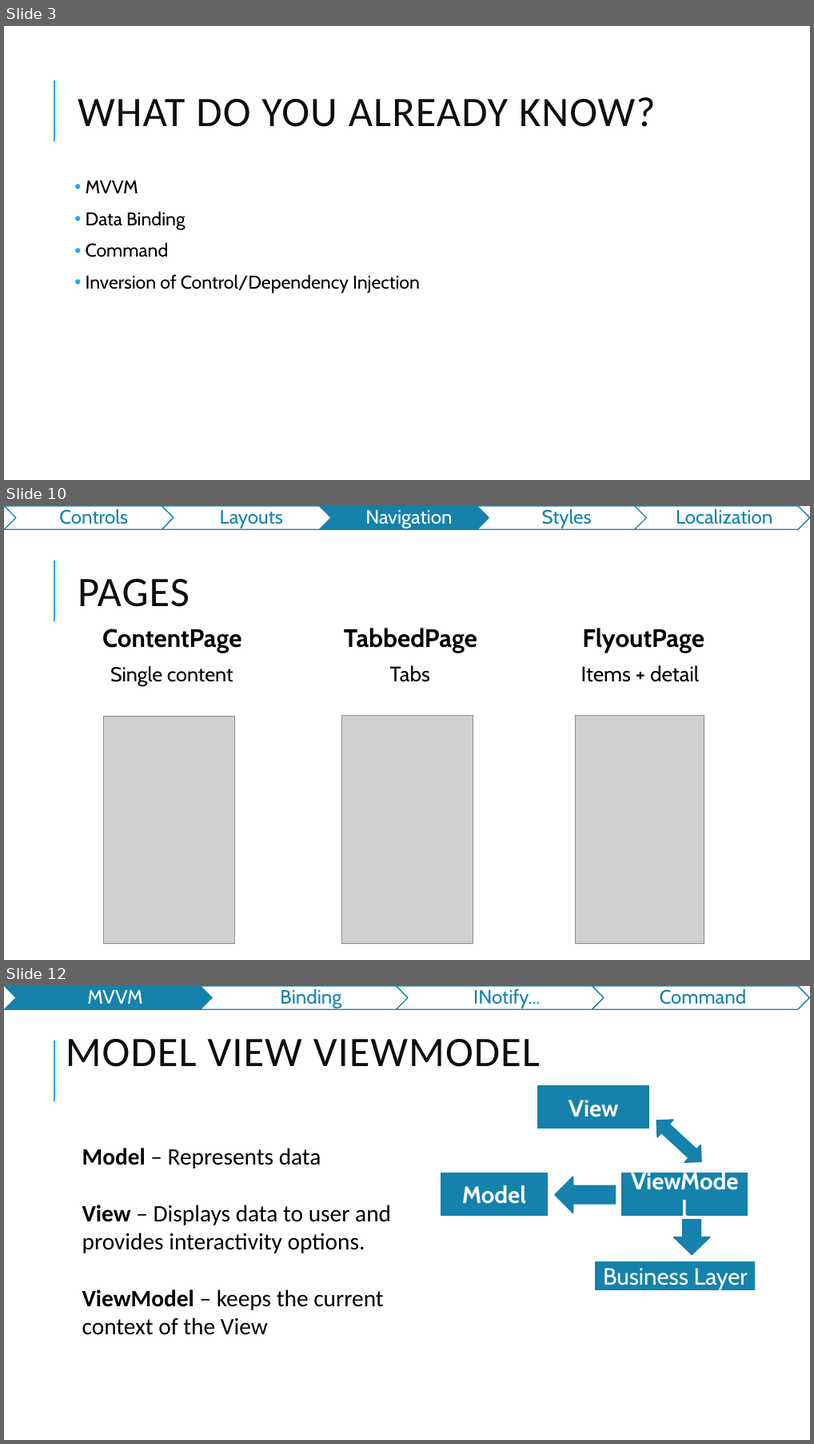
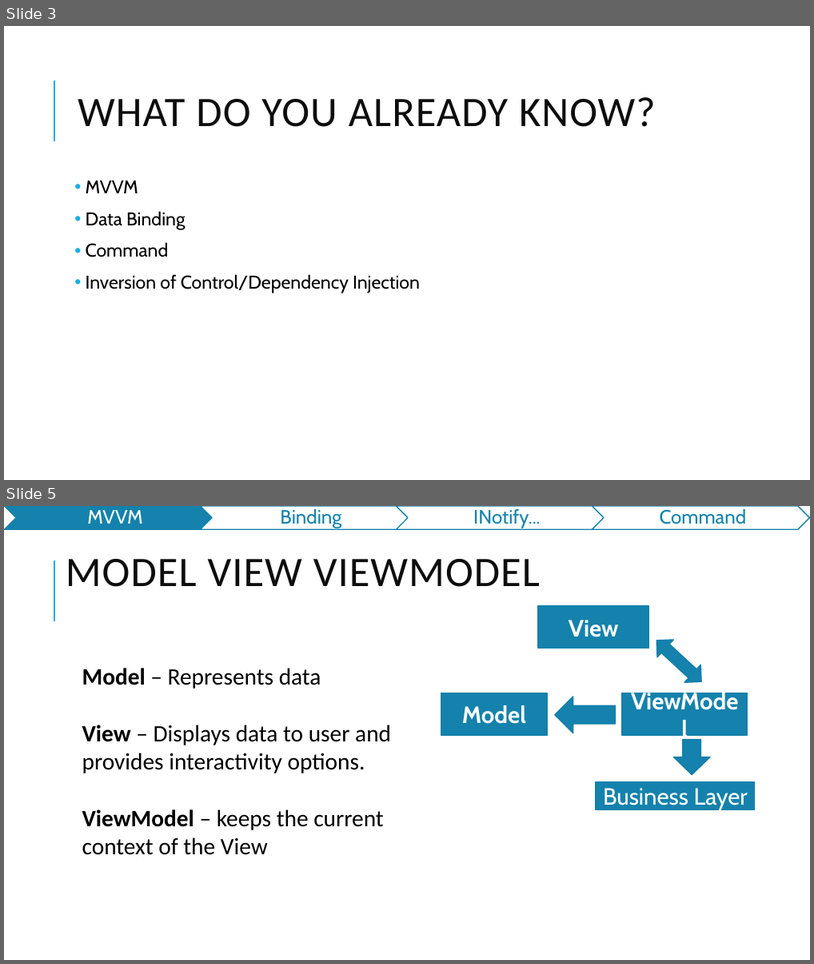
Before and after one commit to jasho/pv239-maui, a slide deck: 03_MVVM/PV239-Xamarin-03_MVVM.pptx. Shown one above the other, each under a label of ours: slides 3, 10 and 12 before the commit, slides 3 and 5 after it; the slides between them are not shown. The pictures are 814x1444 and 814x964 pixels, drawn with LibreOffice and Linux fonts; fonts in the diff are those of the drawing; grey boxes stand for pictures. Boxes give left, top, right and bottom in pixels: in the first picture for what was removed or moved away, otherwise in the second. Text is boxed around its words. In the diff, an @@ line names an element or a change of style, - is before the commit and + after.

```diff
--- a/03_MVVM/PV239-Xamarin-03_MVVM.pptx
+++ b/03_MVVM/PV239-Xamarin-03_MVVM.pptx
@@ slide 10 removed at (x1=4, y1=506, x2=810, y2=960), background #FFFFFF; not listed: 1 template element that a slide beside it also shows @@
@@ group removed at (x1=4, y1=506, x2=810, y2=529): 5 chevrons, 5 texts @@
-Controls
-Layouts
-Navigation
-Styles
-Localization
@@ title removed at (x1=78, y1=579, x2=190, y2=607) @@
-PAGES
@@ text removed at (x1=102, y1=628, x2=242, y2=686) @@
-  ContentPage
-  Single content
@@ text removed at (x1=344, y1=628, x2=478, y2=682) @@
-  TabbedPage
-  Tabs
@@ text removed at (x1=582, y1=628, x2=705, y2=682) @@
-  FlyoutPage
-Items + detail
@@ picture removed at (x1=103, y1=716, x2=234, y2=944) @@
@@ picture removed at (x1=342, y1=716, x2=473, y2=943) @@
@@ picture removed at (x1=576, y1=716, x2=705, y2=943) @@
@@ what was slide 12 is now slide 5 @@
```
Also in this commit, not shown: 3 slides changed, 1 slide added, 6 other slides removed, 20 other files.
